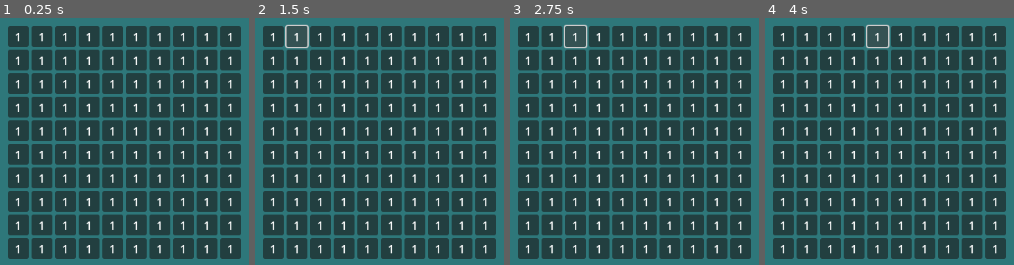
Above: before the commit, frames 1-4 (left to right).
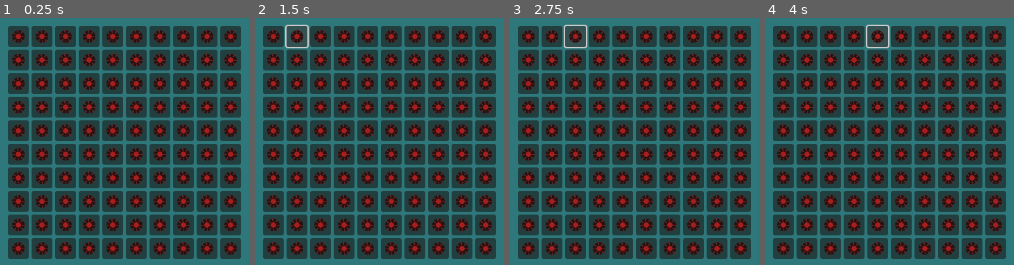
Above: after the commit, the same moments.

Repository: yuris2024/minesweeper
Game: Godot game, scene res://game.tscn
Two runs of this game, one before a commit and one after it. Both use one fixed random seed, a clock stepped at 60 frames per second and the inputs below.
Inputs (mouse positions are in pixels of both pictures, inside the frame that each line leads up to):
- Up to frame 1 (0.25 s): no input
- Up to frame 2 (1.5 s): click (272, 35) at 0.5 s; click (297, 35) at 1.25 s, where only the run before the commit has a clickable "1"
- Up to frame 3 (2.75 s): click (574, 35) at 2 s, where only the run before the commit has a clickable "1"
- Up to frame 4 (4 s): click (854, 35) at 2.75 s, where only the run before the commit has a clickable "1"; click (877, 35) at 3.5 s, where only the run before the commit has a clickable "1"

The runs differ from the first frame. In frame 1, 21% of the frame differs, in the area x 4-96%, y 4-96%; in frame 2, 21%; in frame 3, 21%; in frame 4, 21%.

Commit message:
Change loadcell function to make icon fit cell size

Diff:
--- a/cell.gd
+++ b/cell.gd
@@ -3,14 +3,16 @@
 var adjacent_mines: int = 0
 var is_mine: bool
 var is_open: bool
-var skin
+var skin = "default"
+
 
 func _ready():
 	pass # Replace with function body.
 
-func _init(mine, adj):
+func loadcell(mine, adj):
 	adjacent_mines = adj
 	is_mine = mine
 	is_open = false
+	expand_icon = true
 	if (is_mine):
 		icon = load("res://art/skin_" + str(skin) + "/mine_default.png")
--- a/cell.tscn
+++ b/cell.tscn
@@ -22,6 +22,5 @@
 offset_bottom = 11.5
 grow_horizontal = 2
 grow_vertical = 2
-text = "1"
 horizontal_alignment = 1
 vertical_alignment = 1
--- a/game.gd
+++ b/game.gd
@@ -15,6 +15,7 @@
 		for col in range(grid_size):
 			var cell = cell_scene.instantiate()
 			cell.custom_minimum_size = Vector2(30, 30)  # Set cell size
+			cell.loadcell(true,0)
 			$GridContainer.add_child(cell)
 			# cell_list.append(cell)
 
